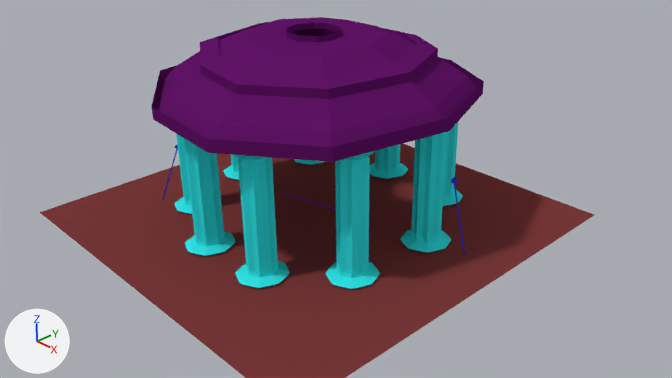
An edit to the Blender file King Of Kings Docs/NewModels/BuildingModels/Spear yard/Spearyard.blend, drawn before and after from the same camera.
The view is the same before and after, from the file's camera 'Camera'. Every picture has the same lights, and +X, +Y and +Z are marked at lower left.
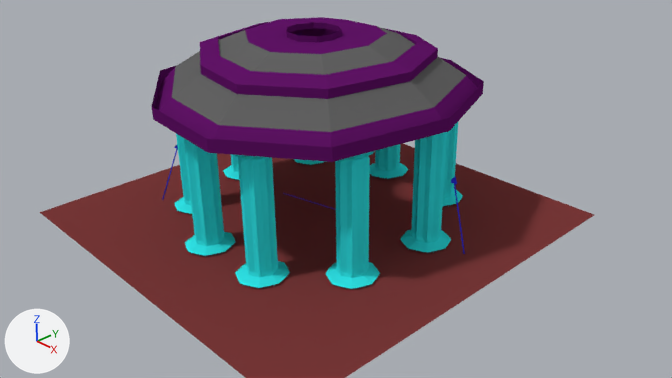
The edits, one by one:
Material 'Material.022' (mat_material_022) is new.
Its base color is (0.123, 0.123, 0.123) (dark grey #626262).
me_plane_013 has 140 vertices, 140 faces and spans x -7.8..7.4, y -12.5..5.1, z 0.0..0.3.
me_plane_013 is used by ob_plane_012; location (0.0, 1.03, 1.87); scale (0.304, 0.257, 2.71).
me_plane_013 part 1: 20 of the faces centred in x -6.1..5.4, y -10.5..3.4, z 0.1..0.3 switch from mat_material_010 (dark purple #601466) to mat_material_022 (dark grey #626262).

Pixel boxes [x1, y1, x2, y2] of what changed, in the pictures (672 x 378 px):
part 1 of me_plane_013, recoloured (purple to grey)
    both: [172, 26, 466, 132]
